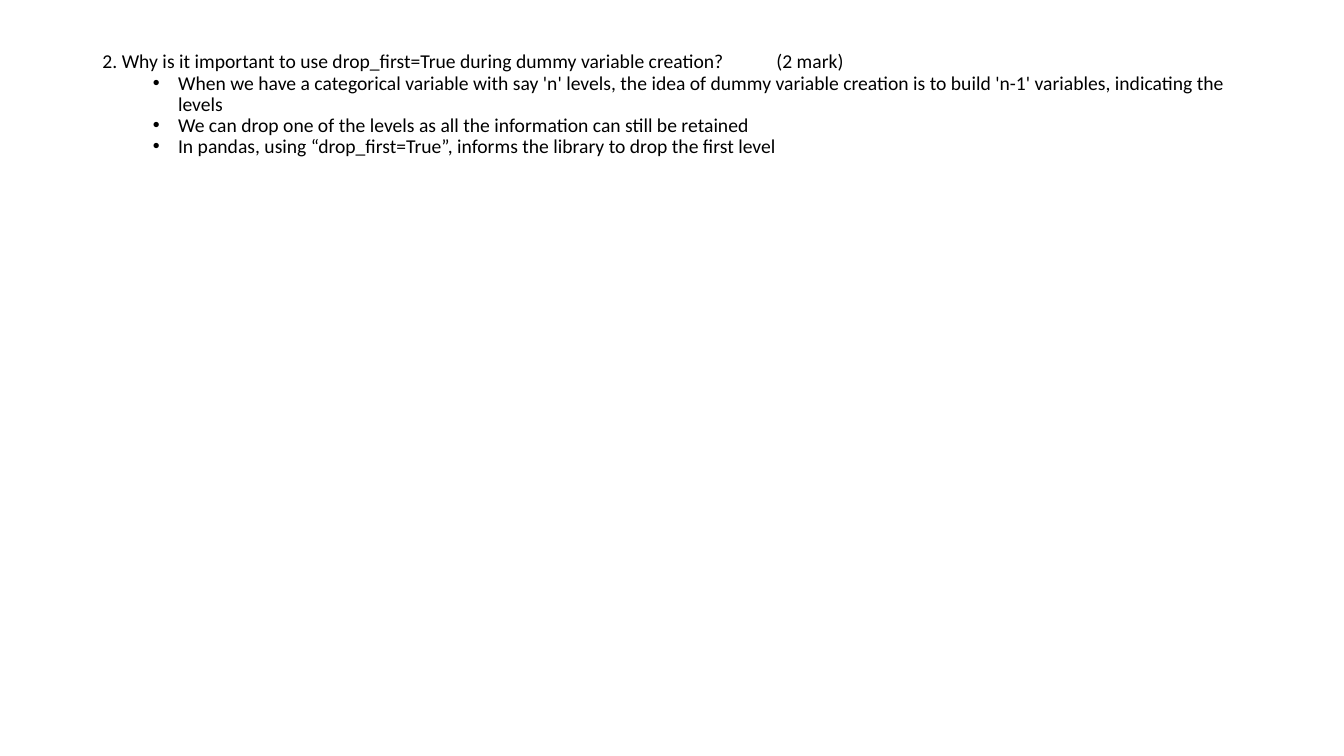
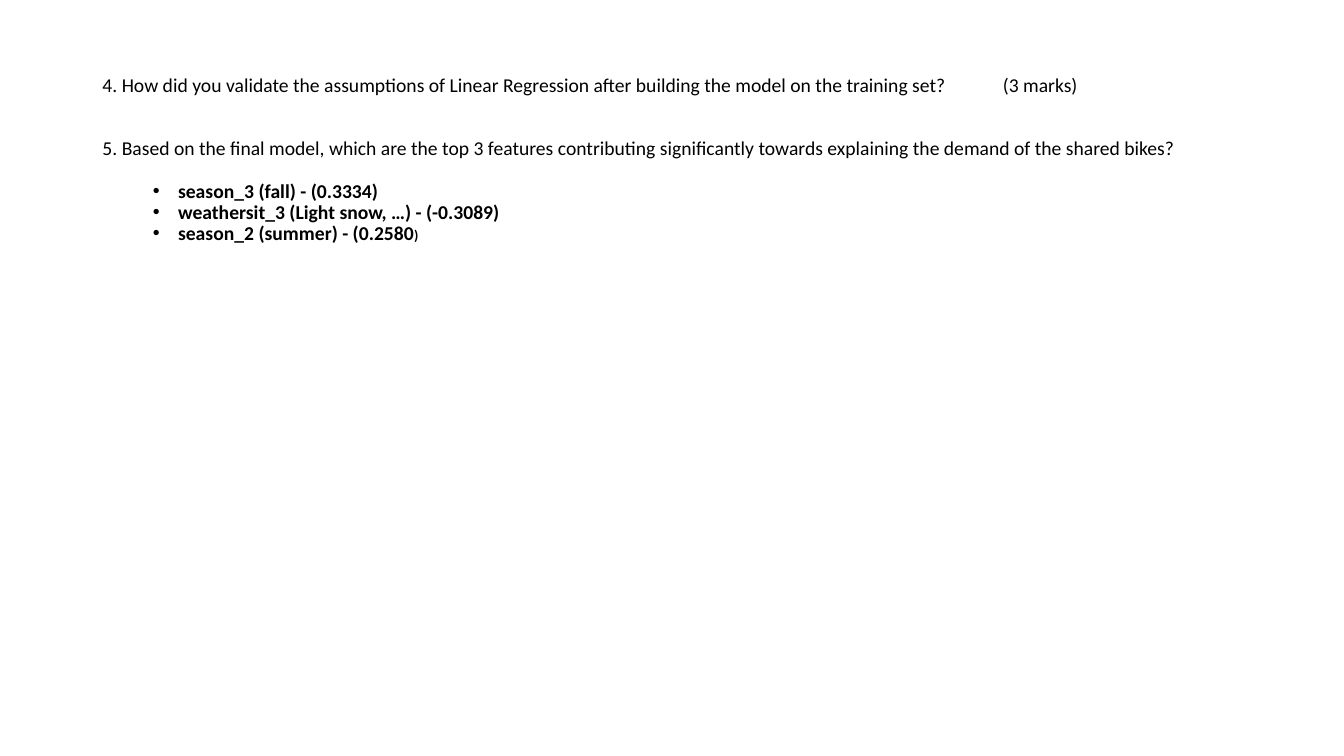
Before and after one commit to krishnajiraoh/upGrad_linear_regression_assignment, a slide deck: slide 4 of Subjective Questions.pptx (slide 3 before the commit). Drawn at 1344x756 pixels with LibreOffice and Linux fonts; fonts in the diff are those of the drawing. Boxes give left, top, right and bottom in pixels: in the first picture for what was removed or moved away, otherwise in the second. Text is boxed around its words. In the diff, an @@ line names an element or a change of style, - is before the commit and + after.

```diff
--- a/Subjective Questions.pptx
+++ b/Subjective Questions.pptx
@@ text at [102, 78, 1174, 243]: text changed @@
-2. Why is it important to use drop_first=True during dummy variable creation? (2 mark)
-  • When we have a categorical variable with say 'n' levels, the idea of dummy variable creation is to build 'n-1' variables, indicating the levels
-  • We can drop one of the levels as all the information can still be retained
-  • In pandas, using “drop_first=True”, informs the library to drop the first level
+4. How did you validate the assumptions of Linear Regression after building the model on the training set? (3 marks)
+5. Based on the final model, which are the top 3 features contributing significantly towards explaining the demand of the shared bikes?
+  • season_3 (fall) - (0.3334)
+  • weathersit_3 (Light snow, …) - (-0.3089)
+  • season_2 (summer) - (0.2580)
```
Also in this commit, not shown: 6 other slides changed.
